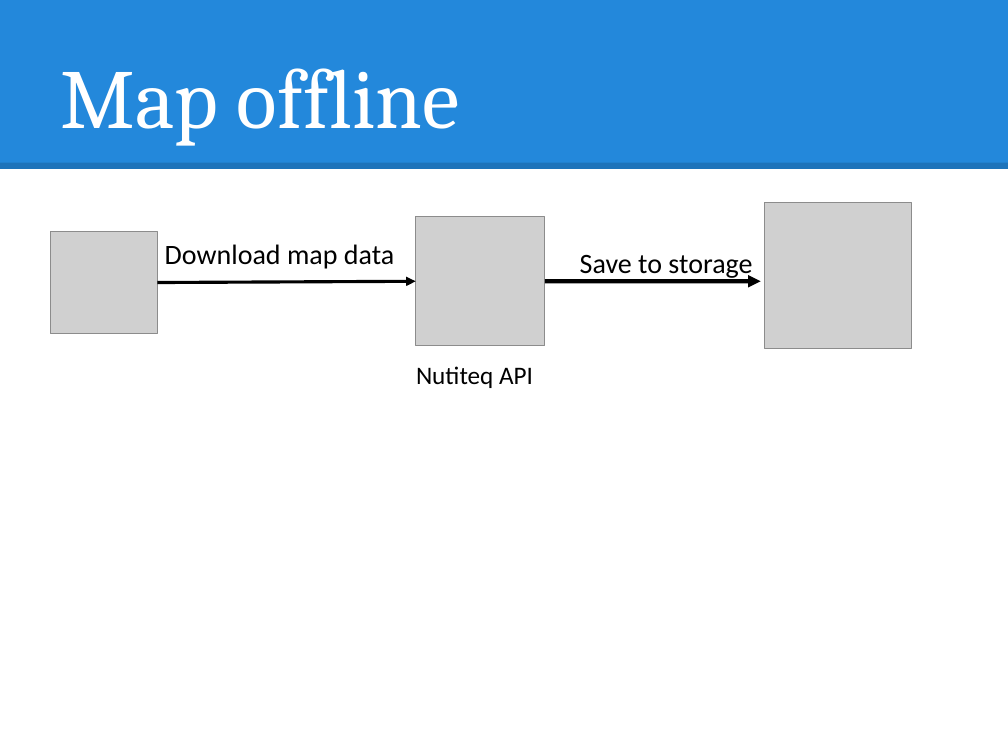
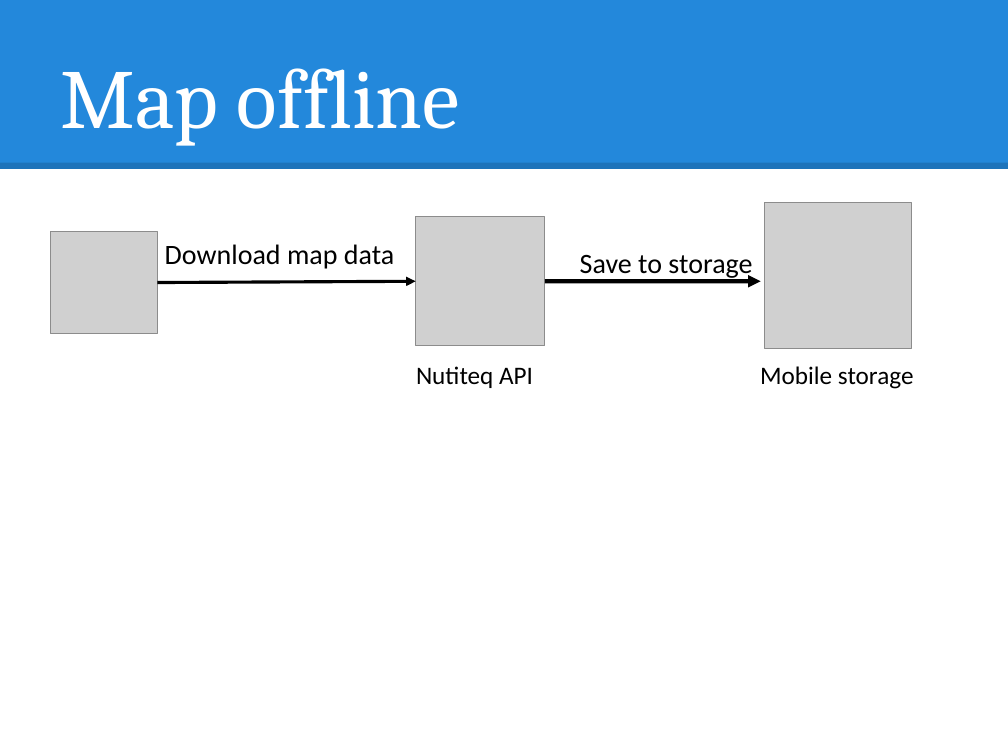
Before and after one commit to hqt/street-router, a slide deck: slide 4 of Document/presentation/nam/6 notify right route.pptx. Drawn at 1008x756 pixels with LibreOffice and Linux fonts; fonts in the diff are those of the drawing; grey boxes stand for pictures. Boxes give left, top, right and bottom in pixels: in the first picture for what was removed or moved away, otherwise in the second. Text is boxed around its words. In the diff, an @@ line names an element or a change of style, - is before the commit and + after.

```diff
--- a/Document/presentation/nam/6 notify right route.pptx
+++ b/Document/presentation/nam/6 notify right route.pptx
@@ text added at (760,366,914,389), 18 pt, text #000000 @@
+Mobile storage
```
Also in this commit, not shown: 1 other slide changed, 9 slides added, 5 other files.
